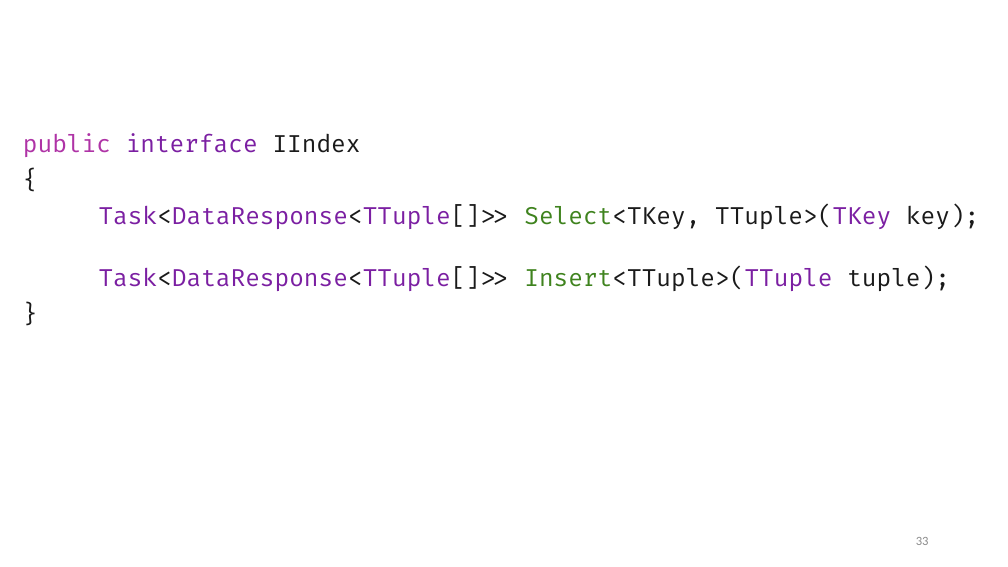
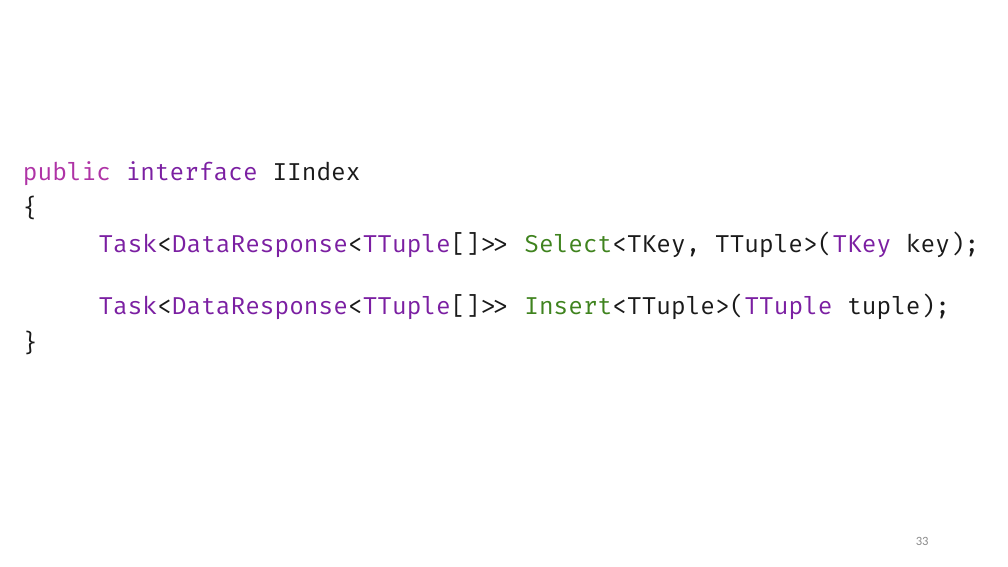
Before and after one commit to aensidhe/presentations, a slide deck: slide 33 of 2018/09/dotnext/Использование Tarantool в .NET-проектах.pptx. Drawn at 1008x567 pixels with LibreOffice and Linux fonts; fonts in the diff are those of the drawing; background and template pictures are left out. Boxes give left, top, right and bottom in pixels: in the first picture for what was removed or moved away, otherwise in the second. Text is boxed around its words. In the diff, an @@ line names an element or a change of style, - is before the commit and + after.

```diff
--- a/2018/09/dotnext/Использование Tarantool в .NET-проектах.pptx
+++ b/2018/09/dotnext/Использование Tarantool в .NET-проектах.pptx
@@ text "public interface IIndex": place and size @@
-text "public interface IIndex" at [23,133,979,291]
+text "public interface IIndex" at [23,161,979,319]
```
Also in this commit, not shown: 7 other slides changed, 2 slides added, 4 slides removed.
